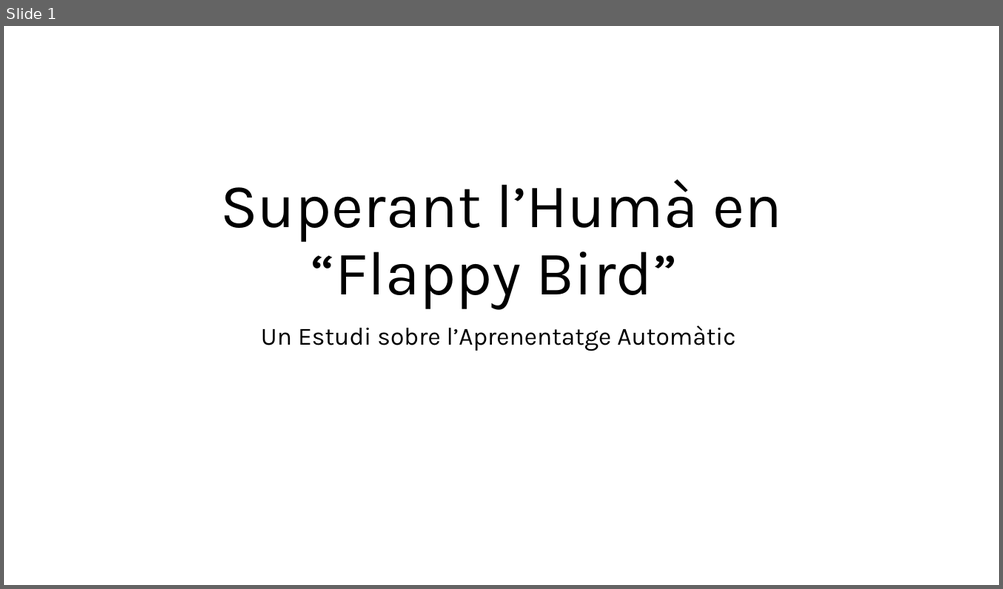
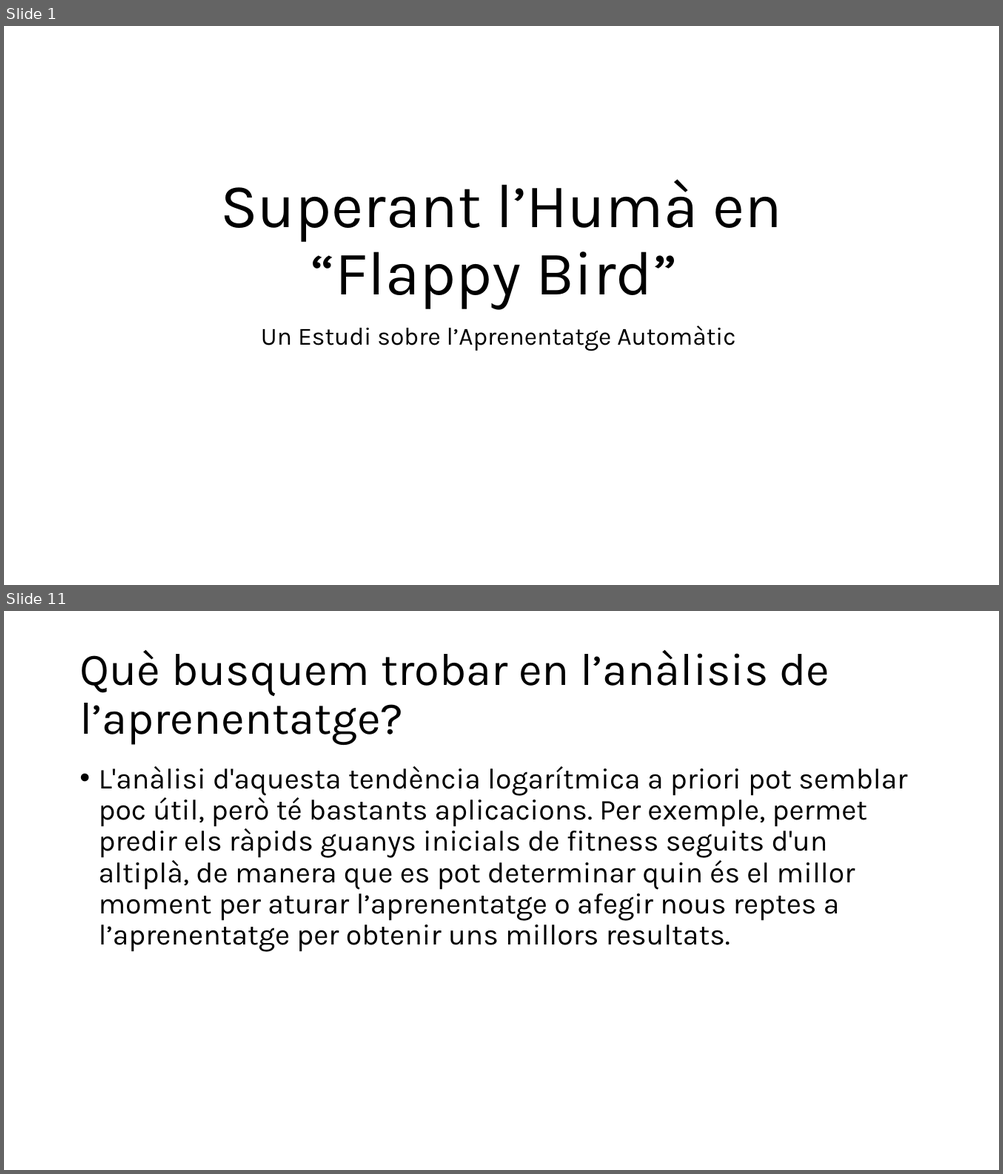
Before and after one commit to FerrerJan/Treball-de-Recerca-IA, a slide deck: TR_ESCRIT/SUPERANT-L'HUMÀ.pptx. Shown one above the other, each under a label of ours: slide 1 before the commit, slides 1 and 11 after it; the slides between them are not shown. The pictures are 1003x589 and 1003x1174 pixels, drawn with LibreOffice and Linux fonts; fonts in the diff are those of the drawing. Boxes give left, top, right and bottom in pixels: in the first picture for what was removed or moved away, otherwise in the second. Text is boxed around its words. In the diff, an @@ line names an element or a change of style, - is before the commit and + after.

```diff
--- a/TR_ESCRIT/SUPERANT-L'HUMÀ.pptx
+++ b/TR_ESCRIT/SUPERANT-L'HUMÀ.pptx
@@ slide 11 added at [4, 611, 999, 1170], background #FFFFFF @@
@@ title added at [79, 649, 829, 745], 44 pt, text #000000 @@
+Què busquem trobar en l’anàlisis de l’aprenentatge?
@@ text added at [99, 766, 907, 952], 28 pt, text #000000 @@
+• L'anàlisi d'aquesta tendència logarítmica a priori pot semblar poc útil, però té bastants aplicacions. Per exemple, permet predir els ràpids guanys inicials de fitness seguits d'un altiplà, de manera que es pot determinar quin és el millor moment per aturar l’aprenentatge o afegir nous reptes a l’aprenentatge per obtenir uns millors resultats.
```
Also in this commit, not shown: 12 other slides added, 1 slide removed.
